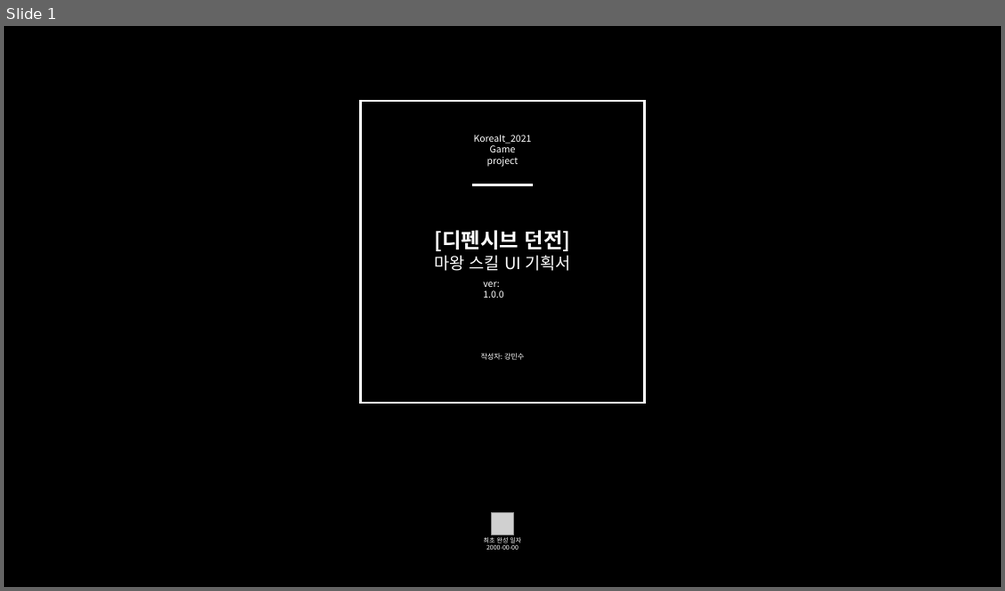
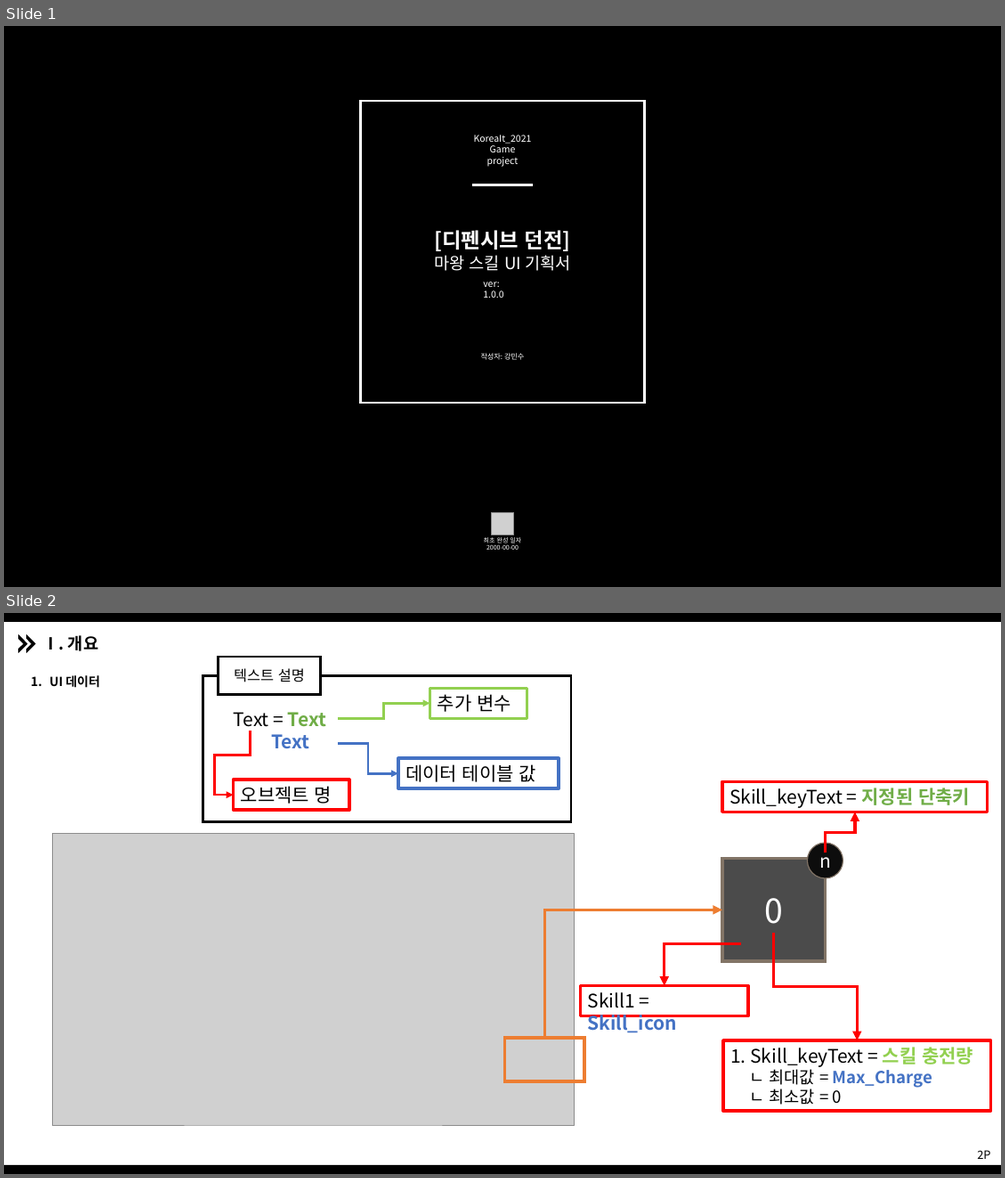
Before and after one commit to kimmk1533/DefensiveDungeon, a slide deck: Documents/이전 작업 내용/[강민수] 마왕_스킬UI.pptx. Shown one above the other, each under a label of ours: slide 1 before the commit, slides 1 and 2 after it. The pictures are 1005x591 and 1005x1178 pixels, drawn with LibreOffice and Linux fonts; fonts in the diff are those of the drawing; grey boxes stand for pictures. Boxes give left, top, right and bottom in pixels: in the first picture for what was removed or moved away, otherwise in the second. Text is boxed around its words. In the diff, an @@ line names an element or a change of style, - is before the commit and + after.

```diff
--- a/Documents/이전 작업 내용/[강민수] 마왕_스킬UI.pptx
+++ b/Documents/이전 작업 내용/[강민수] 마왕_스킬UI.pptx
@@ slide 2 added at [4, 613, 1001, 1174], background #FFFFFF @@
@@ rectangle added at [4, 613, 1001, 622], fill #000000 @@
@@ half frame added at [10, 635, 26, 651], fill #000000, outline #000000 1 pt @@
@@ half frame added at [19, 635, 35, 651], fill #000000, outline #000000 1 pt @@
@@ text added at [42, 635, 98, 651], 16 pt, text #000000, bold @@
+Ⅰ. 개요
@@ rectangle added at [218, 657, 320, 694], fill #FFFFFF, outline #000000 2.25 pt, 14 pt, text #000000 @@
+텍스트 설명
@@ text added at [49, 675, 100, 688], 12 pt, text #000000, bold @@
+1. UI 데이터
@@ rectangle added at [202, 676, 571, 821], outline #000000 2.25 pt @@
@@ rectangle added at [430, 689, 527, 718], fill #FFFFFF, outline #92D050 3 pt, 18 pt, text #000000 @@
+추가 변수
@@ text added at [234, 712, 326, 749], 18 pt, text #000000, bold @@
+Text = Text
+Text
@@ elbow arrow added from (338, 718) to (430, 704), #92D050 2.25 pt @@
@@ elbow arrow added from (250, 730) to (233, 795), #FF0000 2.25 pt @@
@@ elbow arrow added from (338, 743) to (398, 774), #4472C4 2.25 pt @@
@@ rectangle added at [398, 758, 558, 788], fill #FFFFFF, outline #4472C4 3 pt, 18 pt, text #000000 @@
+데이터 테이블 값
@@ rectangle added at [233, 779, 348, 810], fill #FFFFFF, outline #FF0000 3 pt, 18 pt, text #000000 @@
+오브젝트 명
@@ rectangle added at [722, 782, 988, 811], fill #FFFFFF, outline #FF0000 3 pt, 18 pt, text #000000 @@
+Skill_keyText = 지정된 단축키
@@ elbow arrow added from (825, 853) to (855, 811), #FF0000 3 pt @@
@@ picture added at [53, 834, 574, 1126] @@
@@ ellipse added at [807, 843, 843, 878], fill #0D0D0D, outline #827466 1 pt, 18 pt, text #FFFFFF @@
+n
@@ rectangle added at [722, 859, 825, 962], fill #4B4B4B, outline #827466 3 pt, 32 pt, text #FFFFFF @@
+0
@@ elbow arrow added from (544, 1038) to (722, 910), #ED7D31 3 pt @@
@@ elbow arrow added from (741, 943) to (664, 985), #FF0000 3 pt @@
@@ elbow arrow added from (774, 933) to (858, 1041), #FF0000 3 pt @@
@@ rectangle added at [581, 985, 749, 1015], fill #FFFFFF, outline #FF0000 3 pt, 18 pt, text #4472C4, bold @@
+Skill1 = Skill_icon
@@ rectangle added at [505, 1038, 584, 1081], outline #ED7D31 3 pt @@
@@ rectangle added at [723, 1041, 991, 1111], fill #FFFFFF, outline #FF0000 3 pt, 18 pt, text #000000 @@
+1. Skill_keyText = 스킬 충전량
+ㄴ 최대값 = Max_Charge
+ㄴ 최소값 = 0
@@ rectangle added at [4, 1165, 1001, 1174], fill #000000 @@
@@ page number added at [977, 1150, 990, 1159], 11 pt, text #000000 @@
+2P
```
Also in this commit, not shown: 1 other slide added, 1 slide removed, 1 other file.
